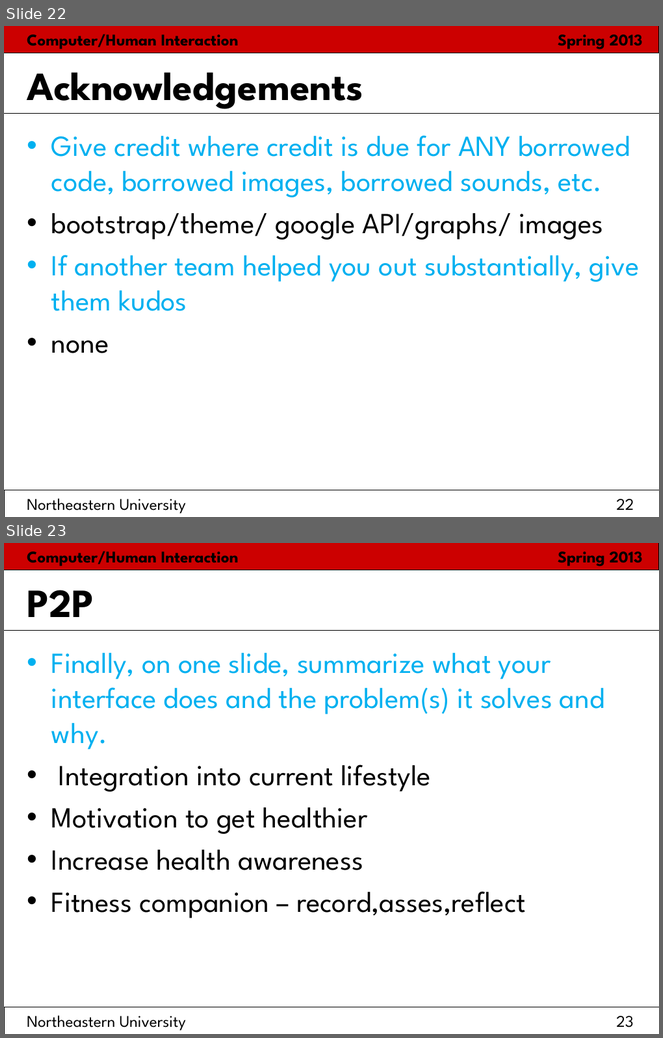
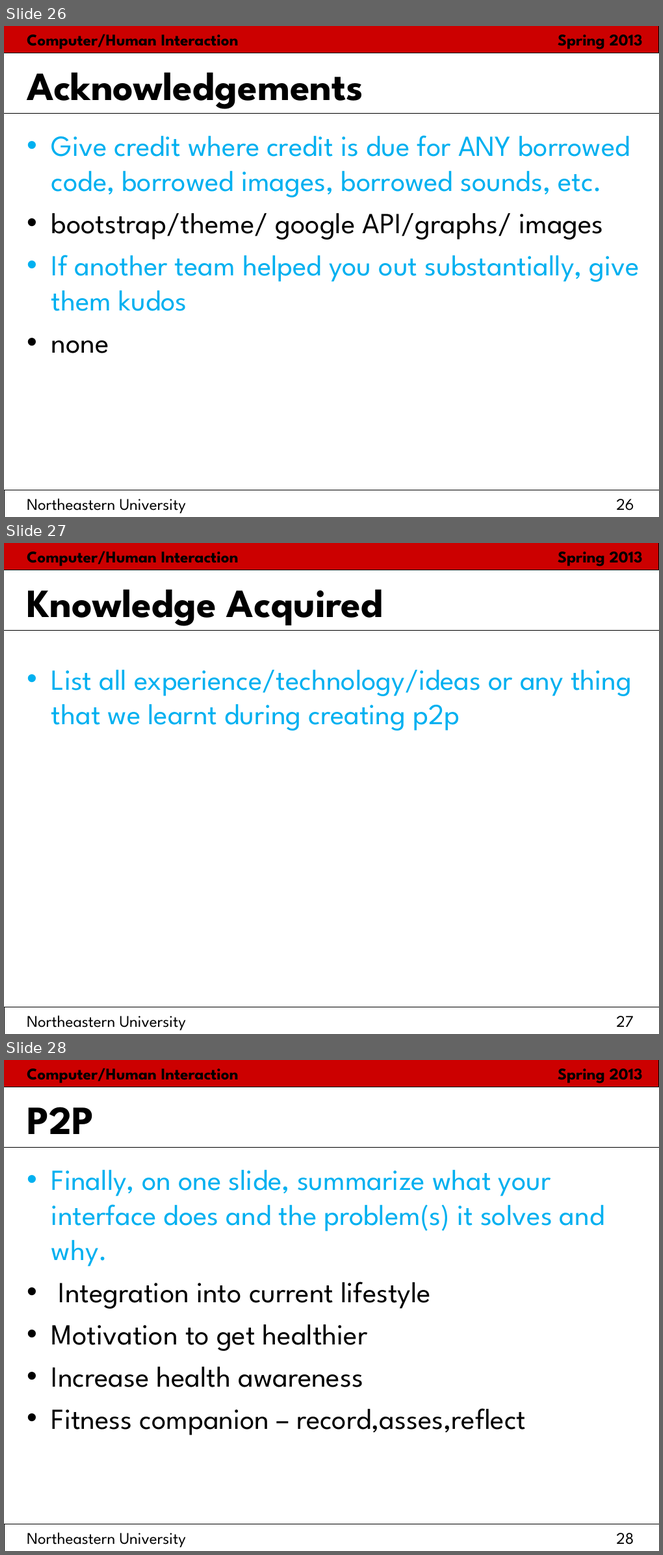
Before and after one commit to hci2014/sandbox, a slide deck: FinalPresentationTemplate.ppt. Shown one above the other, each under a label of ours: slides 22 and 23 before the commit, slides 26, 27 and 28 after it. The pictures are 663x1038 and 663x1555 pixels, drawn with LibreOffice and Linux fonts; fonts in the diff are those of the drawing. Boxes give left, top, right and bottom in pixels: in the first picture for what was removed or moved away, otherwise in the second. Text is boxed around its words. In the diff, an @@ line names an element or a change of style, - is before the commit and + after.

```diff
--- a/FinalPresentationTemplate.ppt
+++ b/FinalPresentationTemplate.ppt
@@ slide 27 added at box(4, 543, 659, 1034), background #FFFFFF; not listed: 6 template elements that a slide beside it also shows @@
@@ title added at box(27, 589, 384, 626), 44 pt, text #000000, bold @@
+Knowledge Acquired
@@ text added at box(51, 670, 632, 731), 32 pt, text #00B0F0 @@
+• List all experience/technology/ideas or any thing that we learnt during creating p2p
@@ what was slide 22 is now slide 26 @@
@@ page number at box(27, 499, 634, 514): text changed @@
-Northeastern University 22
+Northeastern University 26
@@ what was slide 23 is now slide 28 @@
@@ page number at box(27, 1533, 634, 1548): text changed @@
-Northeastern University 23
+Northeastern University 28
```
Also in this commit, not shown: 6 slides changed, 6 other slides added, 2 slides removed.
